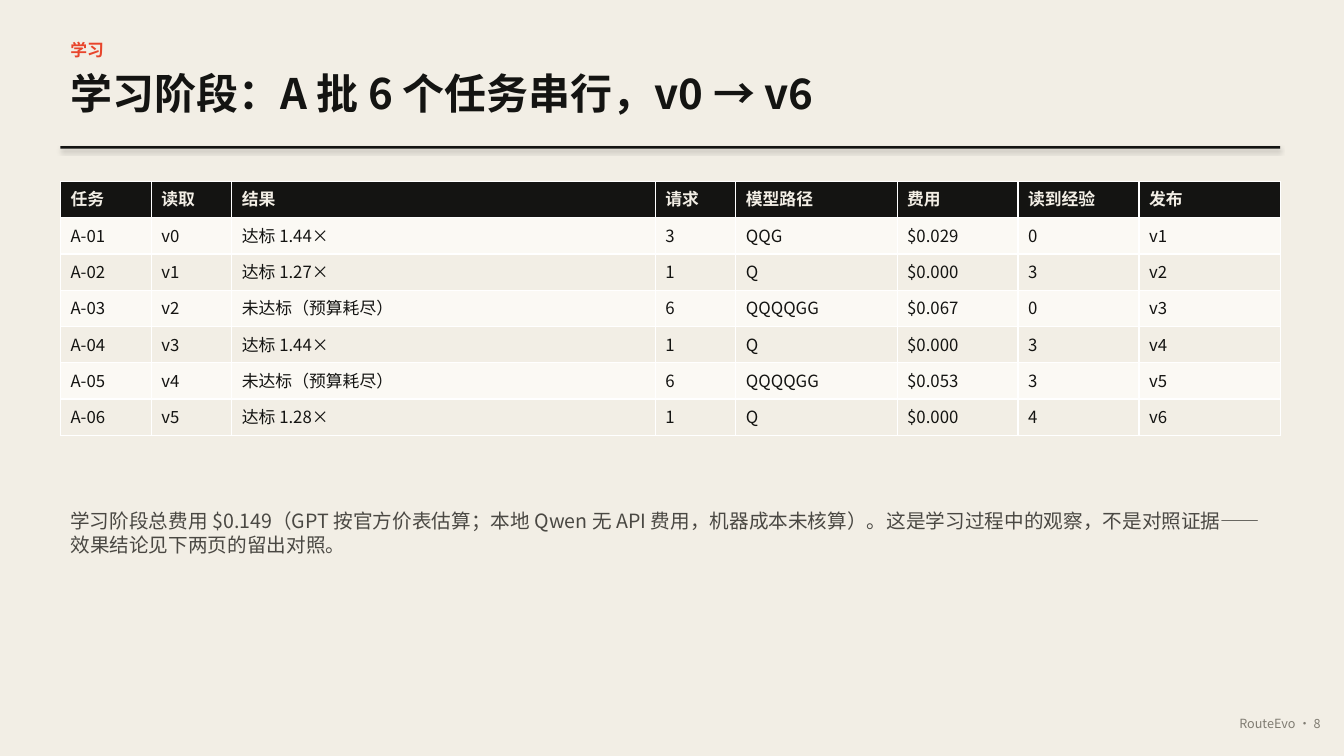
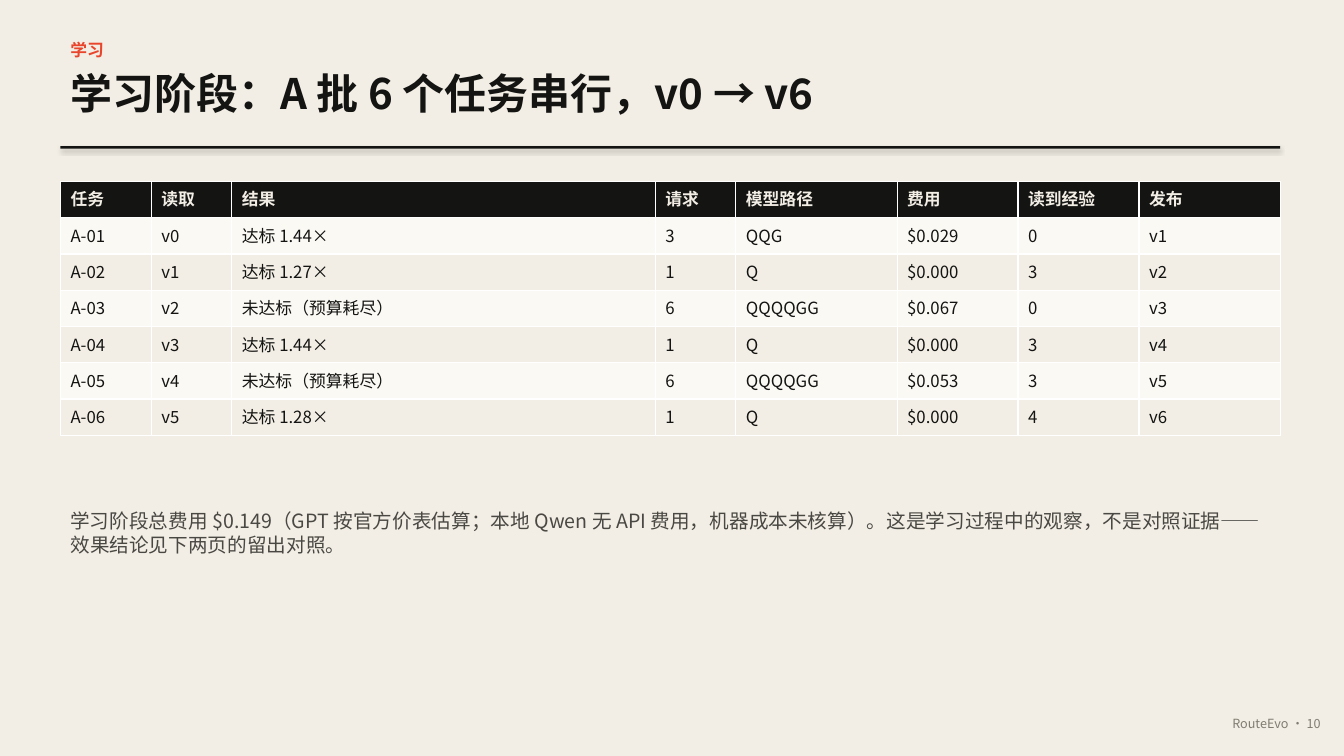
Before and after one commit to bohack-2026-hw/QuotaCrux, a slide deck: slide 10 of docs/RouteEvo.pptx (slide 8 before the commit). Drawn at 1344x756 pixels with LibreOffice and Linux fonts; fonts in the diff are those of the drawing. Boxes give left, top, right and bottom in pixels: in the first picture for what was removed or moved away, otherwise in the second. Text is boxed around its words. In the diff, an @@ line names an element or a change of style, - is before the commit and + after.

```diff
--- a/docs/RouteEvo.pptx
+++ b/docs/RouteEvo.pptx
@@ text at <box>1232,719,1321,728</box>: text changed @@
-RouteEvo · 8
+RouteEvo · 10
```
Also in this commit, not shown: 16 other slides changed, 3 slides added, 4 other files.
